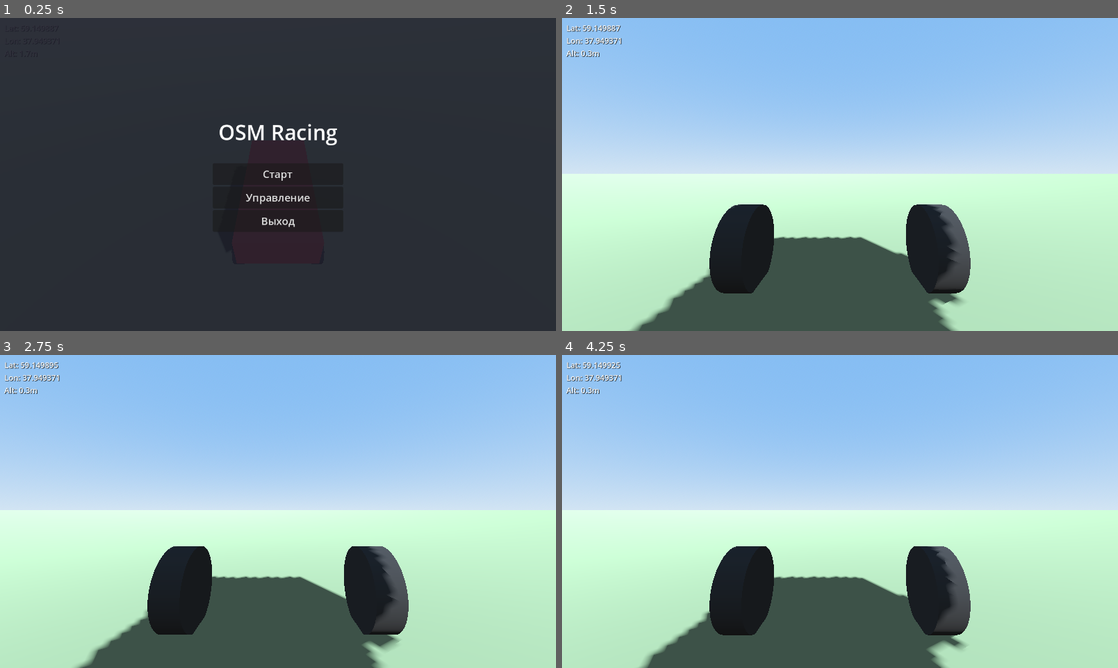
Above: before the commit, frames 1-4 (two rows, left to right).
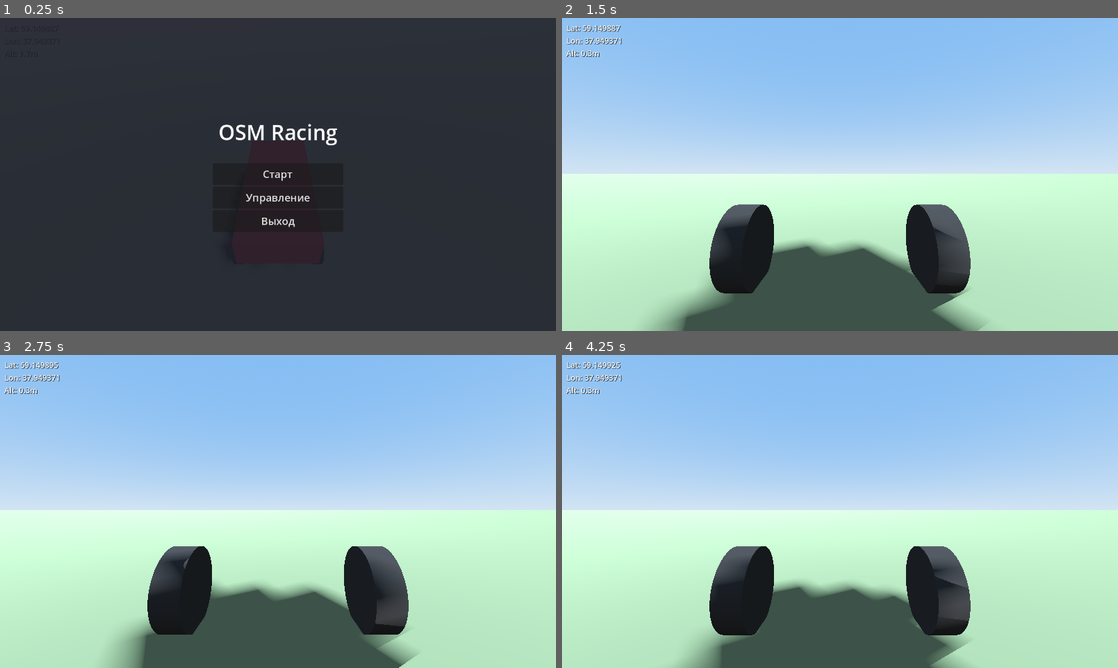
Above: after the commit, the same moments.

Repository: Krupnikas/osm-racing
Game: Godot game, scene res://main.tscn
Same seed, same stepped clock (60 frames per second), same inputs: the game is played once before the commit and once after it.
Inputs (mouse positions are in pixels of both pictures, inside the frame that each line leads up to):
- Up to frame 1 (0.25 s): no input
- Up to frame 2 (1.5 s): click "Старт" at 0.5 s; tap Enter (ui_accept) at 1.25 s; move the mouse to (867, 174) at 1.27 s; hold Up (ui_up) from 1.28 s (still down); tap C at 1.35 s
- Up to frame 3 (2.75 s): keep holding Up (ui_up); tap Enter (ui_accept) at 1.52, 2.27 s; move the mouse to (250, 511) at 2.02 s; tap F at 2.1 s
- Up to frame 4 (4.25 s): keep holding Up (ui_up); move the mouse to (851, 505) at 2.77 s; hold Shift 2.78-3.53 s; move the mouse to (834, 517) at 3.52 s; tap Q at 3.6 s; tap Enter (ui_accept) at 3.77 s

The runs differ from the first frame. In frame 2, 3.8% of the frame differs, in the area x 12-77%, y 59-100%; in frame 3, 3.8%; in frame 4, 4.0%, in the area x 13-74%, y 61-100%.

Commit message:
Add shadows, amenity buildings, improve road widths and polygon rendering
- Enable shadow casting for buildings (500m range with cascades)
- Remove UNSHADED mode from roads and polygons to receive shadows
- Add amenity support (schools, hospitals, churches, etc.)
- Increase road width differentiation (motorway 16m to path 1.5m)
- Fix polygon artifacts using Geometry2D triangulation
- Remove duplicate points in polygon meshes

Co-Authored-By: Claude Opus 4.5 <noreply@anthropic.com>

Diff:
--- a/main.tscn
+++ b/main.tscn
@@ -81,6 +81,10 @@
 [node name="DirectionalLight3D" type="DirectionalLight3D" parent="."]
 transform = Transform3D(0.866025, -0.353553, 0.353553, 0, 0.707107, 0.707107, -0.5, -0.612372, 0.612372, 0, 20, 0)
 shadow_enabled = true
+directional_shadow_max_distance = 500.0
+directional_shadow_split_1 = 0.1
+directional_shadow_split_2 = 0.2
+directional_shadow_split_3 = 0.5
 
 [node name="WorldEnvironment" type="WorldEnvironment" parent="."]
 environment = SubResource("Environment_main")
--- a/osm/osm_loader.gd
+++ b/osm/osm_loader.gd
@@ -41,7 +41,7 @@
 		lon + lon_delta
 	]
 
-	# Overpass запрос для получения дорог, зданий, водоёмов, зелени
+	# Overpass запрос для получения дорог, зданий, водоёмов, зелени, amenity
 	var query := """
 [out:json][timeout:30];
 (
@@ -51,11 +51,12 @@
   way["natural"](%s);
   way["leisure"](%s);
   way["waterway"](%s);
+  way["amenity"](%s);
 );
 out body;
 >;
 out skel qt;
-""" % [bbox, bbox, bbox, bbox, bbox, bbox]
+""" % [bbox, bbox, bbox, bbox, bbox, bbox, bbox]
 
 	pending_query = query
 	current_server_index = 0
--- a/osm/osm_terrain_generator.gd
+++ b/osm/osm_terrain_generator.gd
@@ -35,17 +35,18 @@
 }
 
 const ROAD_WIDTHS := {
-	"motorway": 12.0,
-	"trunk": 10.0,
-	"primary": 8.0,
-	"secondary": 7.0,
-	"tertiary": 6.0,
-	"residential": 5.0,
+	"motorway": 16.0,
+	"trunk": 14.0,
+	"primary": 12.0,
+	"secondary": 10.0,
+	"tertiary": 8.0,
+	"residential": 6.0,
+	"unclassified": 5.0,
 	"service": 4.0,
 	"footway": 2.0,
 	"path": 1.5,
-	"cycleway": 2.0,
-	"track": 3.0,
+	"cycleway": 2.5,
+	"track": 3.5,
 }
 
 func _ready() -> void:
@@ -227,6 +228,10 @@
 			road_count += 1
 		elif tags.has("building"):
 			_create_building(nodes, tags, target, loader)
+			building_count += 1
+		elif tags.has("amenity") and not tags.has("building"):
+			# Amenity без building тега - создаём как здание
+			_create_amenity_building(nodes, tags, target, loader)
 			building_count += 1
 		elif tags.has("natural"):
 			_create_natural(nodes, tags, target, loader)
@@ -288,7 +293,6 @@
 
 	var material := StandardMaterial3D.new()
 	material.albedo_color = color
-	material.shading_mode = BaseMaterial3D.SHADING_MODE_UNSHADED
 	material.cull_mode = BaseMaterial3D.CULL_DISABLED
 	mesh.material_override = material
 
@@ -452,6 +456,57 @@
 
 	_create_polygon_mesh(points, color, 0.04, parent)
 
+func _create_amenity_building(nodes: Array, tags: Dictionary, parent: Node3D, loader: Node) -> void:
+	if nodes.size() < 3:
+		return
+
+	var points: PackedVector2Array = []
+	for node in nodes:
+		var local: Vector2 = _latlon_to_local(node.lat, node.lon)
+		points.append(local)
+
+	# Определяем высоту по типу amenity
+	var amenity_type: String = str(tags.get("amenity", ""))
+	var height: float
+	var color: Color
+
+	match amenity_type:
+		"school", "kindergarten", "college":
+			height = 12.0
+			color = Color(0.7, 0.5, 0.4)  # Светло-коричневый
+		"university":
+			height = 18.0
+			color = Color(0.6, 0.4, 0.3)
+		"hospital", "clinic":
+			height = 18.0
+			color = Color(0.9, 0.9, 0.9)  # Белый
+		"pharmacy":
+			height = 5.0
+			color = Color(0.4, 0.8, 0.4)  # Зелёный
+		"police", "fire_station":
+			height = 10.0
+			color = Color(0.5, 0.5, 0.7)  # Синеватый
+		"place_of_worship", "church":
+			height = 20.0
+			color = Color(0.8, 0.7, 0.5)
+		"bank":
+			height = 12.0
+			color = Color(0.5, 0.5, 0.5)
+		"restaurant", "cafe", "fast_food":
+			height = 5.0
+			color = Color(0.7, 0.6, 0.5)
+		"fuel":
+			height = 4.0
+			color = Color(0.6, 0.6, 0.6)
+		"parking":
+			# Парковки не создаём как здания
+			return
+		_:
+			height = 8.0
+			color = Color(0.6, 0.5, 0.5)
+
+	_create_3d_building(points, color, height, parent)
+
 func _create_waterway(nodes: Array, tags: Dictionary, parent: Node3D, loader: Node) -> void:
 	var waterway_type: String = tags.get("waterway", "")
 	var width: float
@@ -521,6 +576,7 @@
 	var mesh := MeshInstance3D.new()
 	var im := ImmediateMesh.new()
 	mesh.mesh = im
+	mesh.cast_shadow = GeometryInstance3D.SHADOW_CASTING_SETTING_ON  # Отбрасывать тень
 
 	var material := StandardMaterial3D.new()
 	material.albedo_color = color
@@ -594,30 +650,34 @@
 	if points.size() < 3:
 		return
 
+	# Убираем дубликат последней точки если она совпадает с первой
+	if points.size() > 1 and points[0].distance_to(points[points.size() - 1]) < 0.1:
+		points.remove_at(points.size() - 1)
+
+	if points.size() < 3:
+		return
+
 	var mesh := MeshInstance3D.new()
 	var im := ImmediateMesh.new()
 	mesh.mesh = im
 
 	var material := StandardMaterial3D.new()
 	material.albedo_color = color
-	material.shading_mode = BaseMaterial3D.SHADING_MODE_UNSHADED
 	material.cull_mode = BaseMaterial3D.CULL_DISABLED
 	mesh.material_override = material
 
 	im.surface_begin(Mesh.PRIMITIVE_TRIANGLES)
 
-	var center := Vector2.ZERO
-	for p in points:
-		center += p
-	center /= points.size()
-
-	for i in range(points.size()):
-		var p1 := points[i]
-		var p2 := points[(i + 1) % points.size()]
-
-		im.surface_add_vertex(Vector3(center.x, height, center.y))
-		im.surface_add_vertex(Vector3(p2.x, height, p2.y))
-		im.surface_add_vertex(Vector3(p1.x, height, p1.y))
+	# Используем триангуляцию для корректной работы с невыпуклыми полигонами
+	var indices := Geometry2D.triangulate_polygon(points)
+	if indices.size() >= 3:
+		for i in range(0, indices.size(), 3):
+			var p1 := points[indices[i]]
+			var p2 := points[indices[i + 1]]
+			var p3 := points[indices[i + 2]]
+			im.surface_add_vertex(Vector3(p1.x, height, p1.y))
+			im.surface_add_vertex(Vector3(p2.x, height, p2.y))
+			im.surface_add_vertex(Vector3(p3.x, height, p3.y))
 
 	im.surface_end()
 
